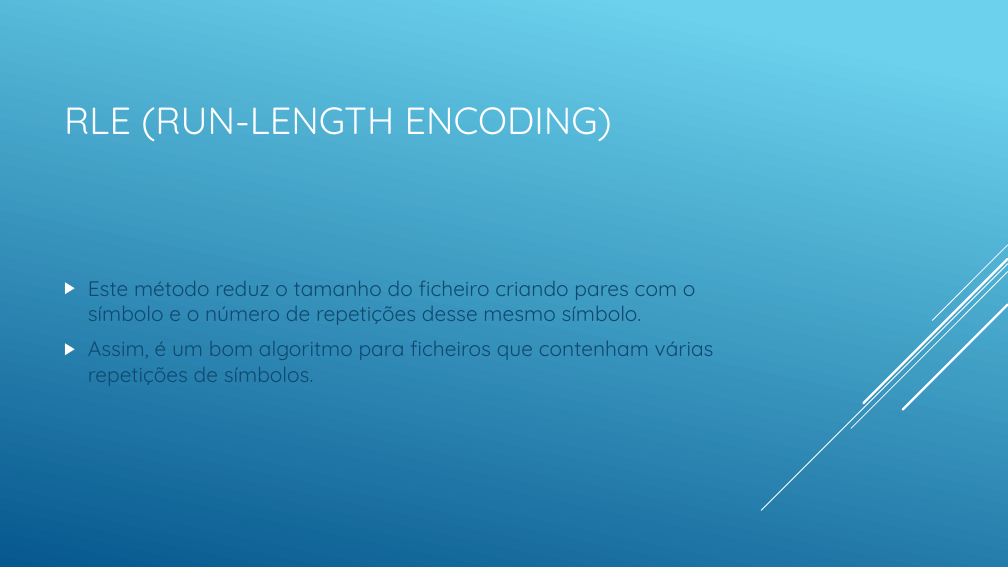
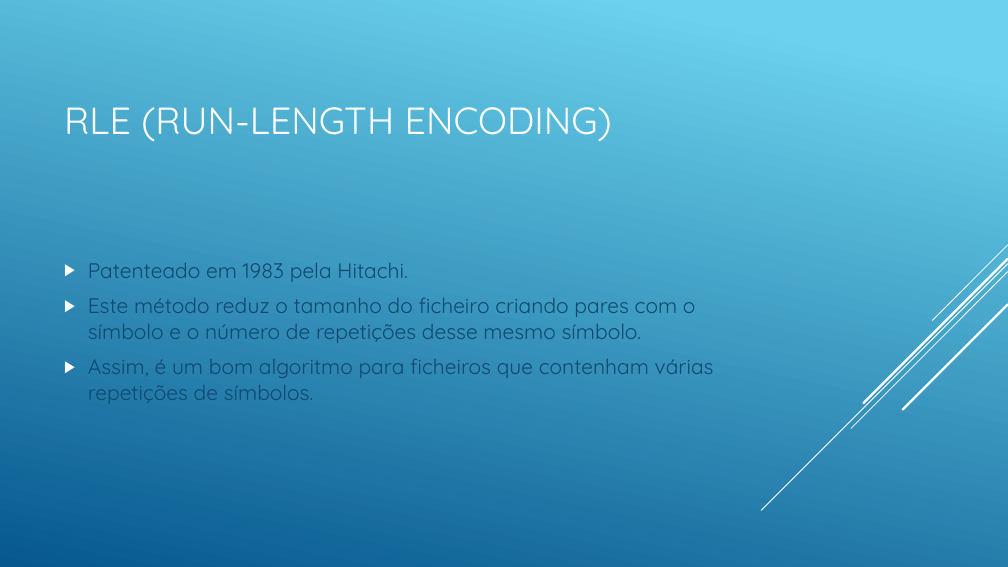
Before and after one commit to fabirino/TI_TP2, a slide deck: slide 10 of Apresentacao.pptx (slide 9 before the commit). Drawn at 1008x567 pixels with LibreOffice and Linux fonts; fonts in the diff are those of the drawing. Boxes give left, top, right and bottom in pixels: in the first picture for what was removed or moved away, otherwise in the second. Text is boxed around its words. In the diff, an @@ line names an element or a change of style, - is before the commit and + after.

```diff
--- a/Apresentacao.pptx
+++ b/Apresentacao.pptx
@@ text at box(88, 263, 407, 282): paragraph added @@
+▶ Patenteado em 1983 pela Hitachi.
```
Also in this commit, not shown: 5 other slides changed, 2 slides added, 1 slide removed, 3 other files.
